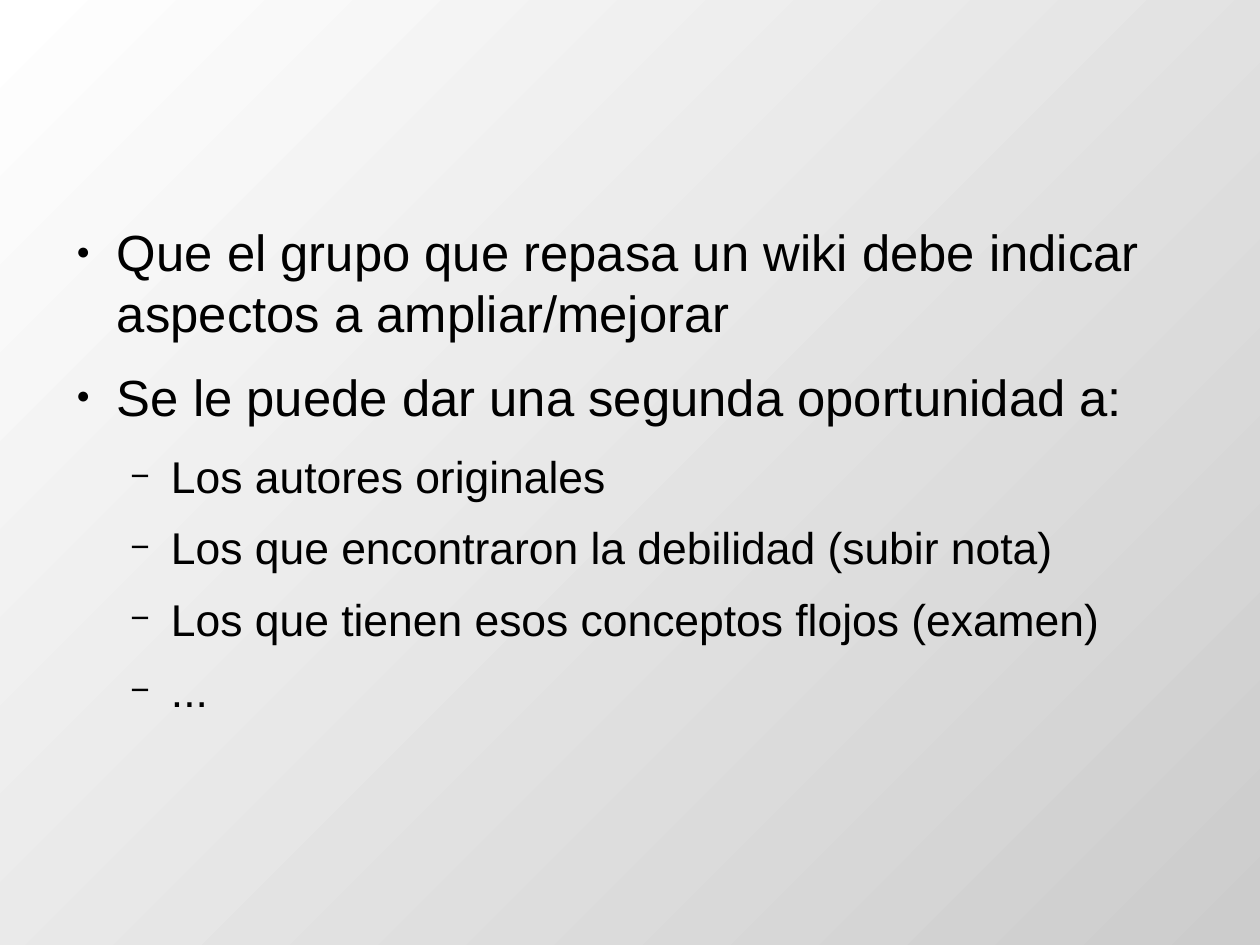
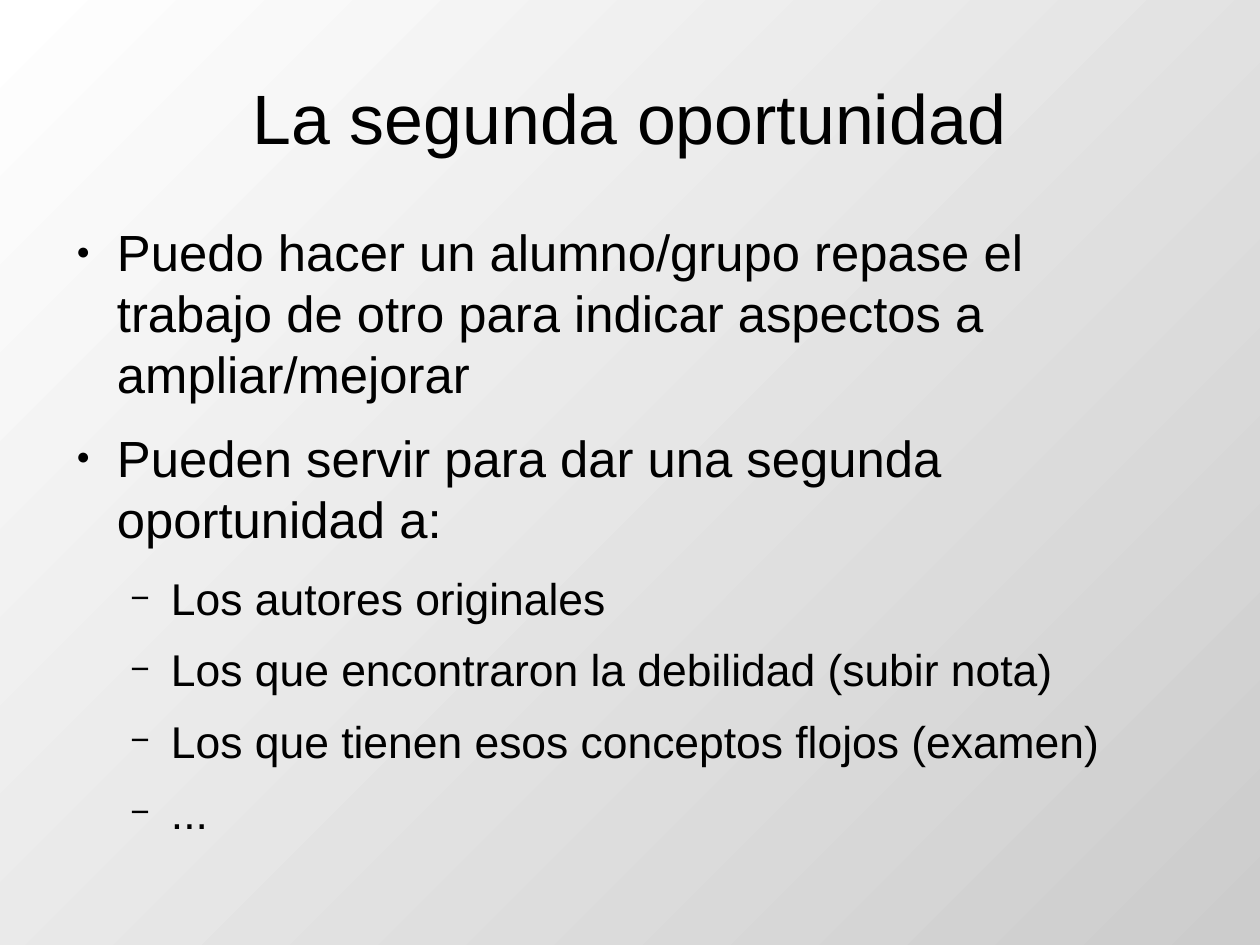
Before and after one commit to DrPantera/wikis4education, a slide deck: slide 12 of uca-2013_07/tema-5-EvaluacionWikis.odp. Drawn at 1260x945 pixels with LibreOffice and Linux fonts; fonts in the diff are those of the drawing. Boxes give left, top, right and bottom in pixels: in the first picture for what was removed or moved away, otherwise in the second. Text is boxed around its words. In the diff, an @@ line names an element or a change of style, - is before the commit and + after.

```diff
--- a/uca-2013_07/tema-5-EvaluacionWikis.odp
+++ b/uca-2013_07/tema-5-EvaluacionWikis.odp
@@ title added at box(253, 93, 1006, 157), 44 pt, text #000000 @@
+La segunda oportunidad
@@ text at box(117, 234, 1024, 548): text changed @@
-● Que el grupo que repasa un wiki debe indicar aspectos a ampliar/mejorar
-● Se le puede dar una segunda oportunidad a:
+● Puedo hacer un alumno/grupo repase el trabajo de otro para indicar aspectos a ampliar/mejorar
+● Pueden servir para dar una segunda oportunidad a:
```
Also in this commit, not shown: 5 other slides changed, 1 slide added, 1 slide removed.
